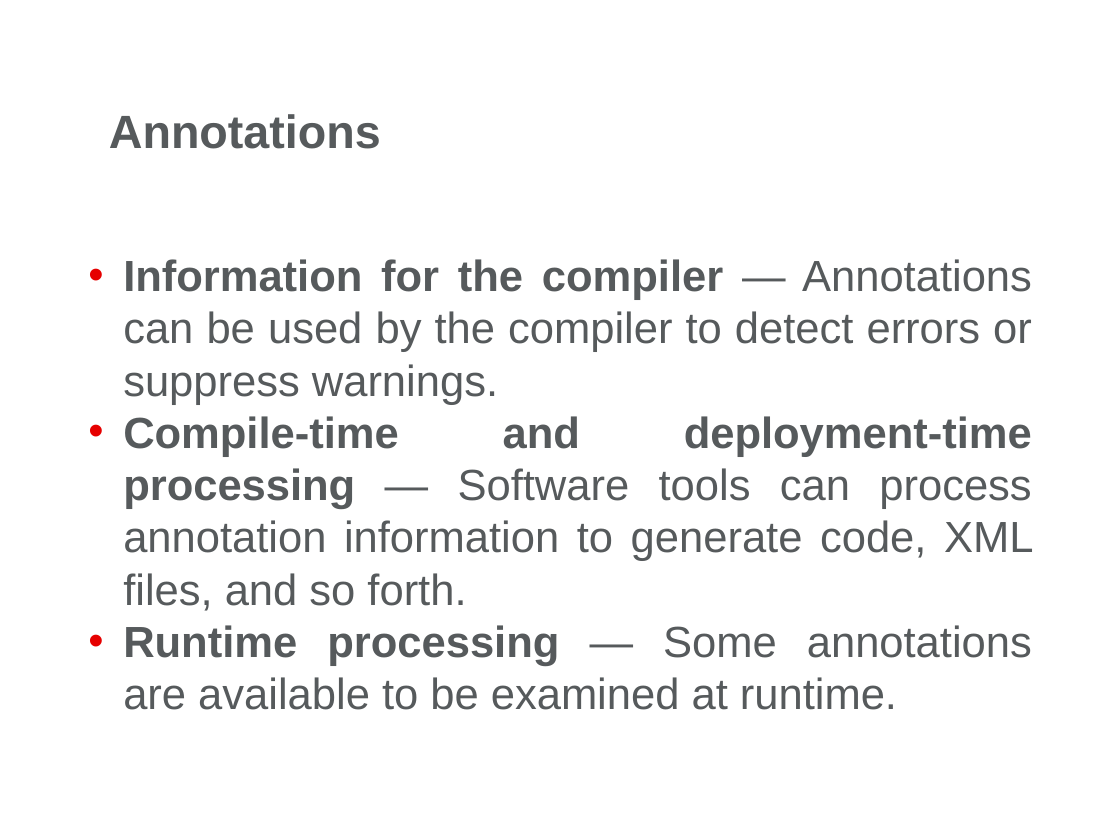
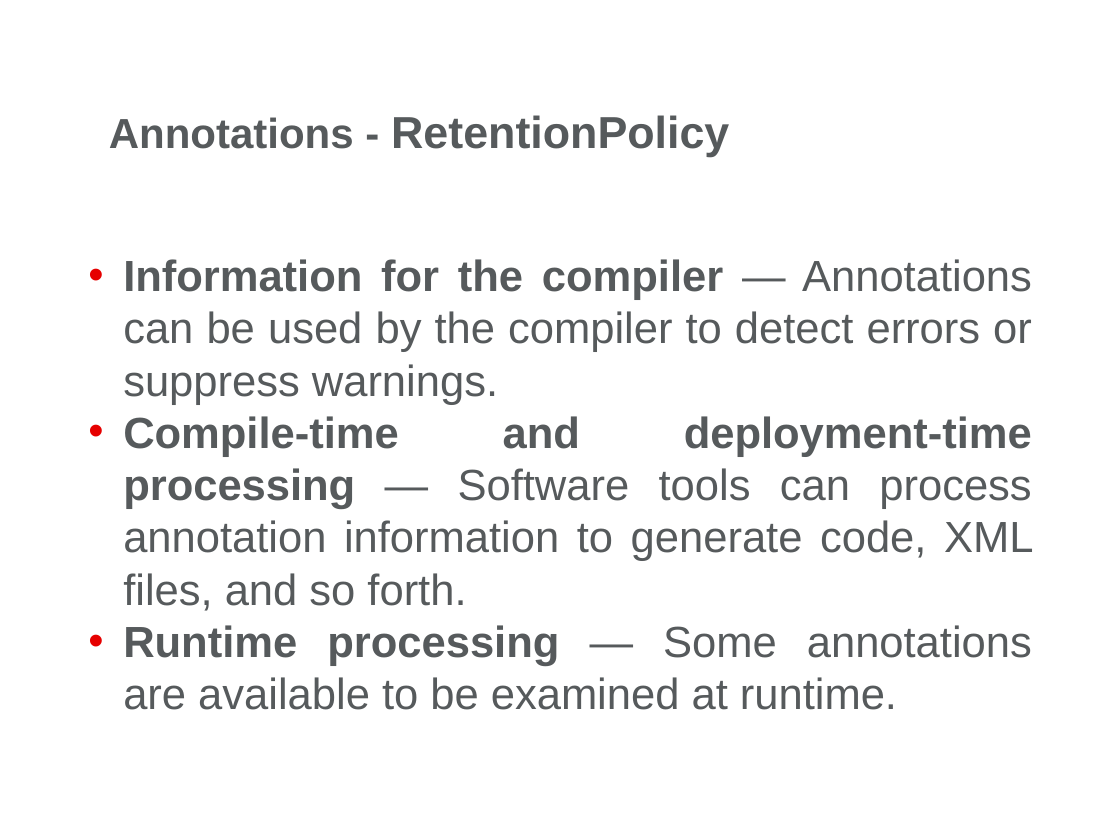
Before and after one commit to ocpodariu/JavaDocs, a slide deck: slide 15 of Reflection/Reflection.pptx (slide 14 before the commit). Drawn at 1120x840 pixels with LibreOffice and Linux fonts; fonts in the diff are those of the drawing; background and template pictures are left out. Boxes give left, top, right and bottom in pixels: in the first picture for what was removed or moved away, otherwise in the second. Text is boxed around its words. In the diff, an @@ line names an element or a change of style, - is before the commit and + after.

```diff
--- a/Reflection/Reflection.pptx
+++ b/Reflection/Reflection.pptx
@@ title at <box>109,115,729,157</box>: text changed; size 30 to 28.8 pt @@
-Annotations
+Annotations - RetentionPolicy
```
Also in this commit, not shown: 1 slide added, 5 other files.
